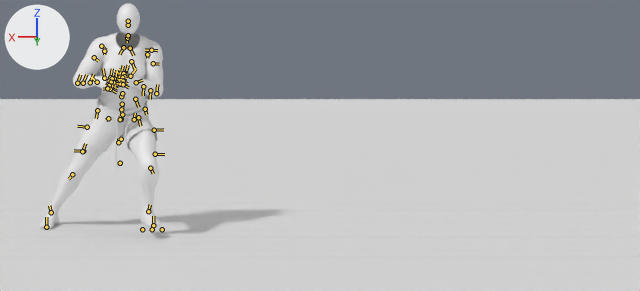
What one commit did to the Blender file anim-src/_preview_Right.blend.
Rendered twice from the file's camera 'CamWide'. Lighting does not change. The marker at upper left points along +X, +Y and +Z. The picture after the commit comes second. Both versions are drawn at frame 16 of the action 'StepDodgeRight'; the numbers are the values there. The bones that change, and the others that lie on the model, are drawn over the model as lines.

Objects in the first picture: 'Floor', 'HIMBO - Body HP', 'HIMBO - Boxers', 'HIMBO - Feet', 'HIMBO - Hands', 'PreviewHead' and 20 more.
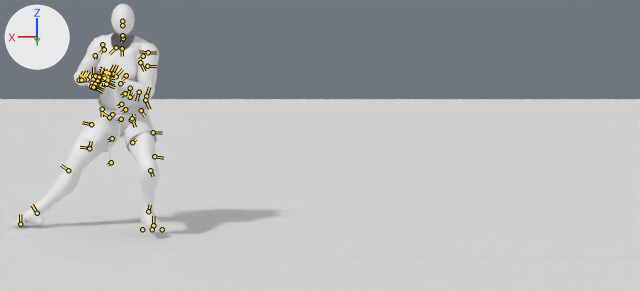
Where the change shows, as pixel boxes [x1, y1, x2, y2] in the pictures (640 x 291 px):
'HIMBO - Body HP', posed (7% wider): before [51, 32, 163, 208]; after [39, 32, 159, 209]
'HIMBO - Boxers', posed: before [80, 96, 158, 169]; after [82, 97, 157, 168]
'HIMBO - Feet', posed (21% wider): before [40, 203, 161, 229]; after [14, 202, 161, 227]
'HIMBO - Hands', posed (12% narrower): before [88, 71, 146, 91]; after [81, 71, 132, 91]
'PreviewHead', posed: before [117, 3, 140, 35]; after [111, 4, 135, 35]
bone 'NPC COM [COM ]', root to tip: before (121, 119) to (121, 121); after (121, 119) to (117, 121)
bone 'NPC L Thigh [LThg]', root to tip: before (134, 119) to (135, 113); after (133, 120) to (133, 114)
bone 'NPC L Calf [LClf]', root to tip: before (150, 168) to (153, 173); after (150, 170) to (153, 176)
bone 'NPC R Thigh [RThg]', root to tip: before (108, 118) to (106, 120); after (109, 117) to (101, 112)
bone 'NPC R Calf [RClf]', root to tip: before (72, 174) to (68, 179); after (68, 170) to (61, 165)
bone 'NPC R Foot [Rft ]', root to tip: before (51, 212) to (49, 205); after (37, 213) to (32, 205)
bone 'NPC R Toe0 [RToe]', root to tip: before (46, 227) to (46, 217); after (20, 224) to (20, 214)
bone 'NPC Neck [Neck]', root to tip: before (127, 38) to (127, 42); after (123, 38) to (121, 42)
bone 'NPC Head [Head]', root to tip: before (128, 25) to (128, 27); after (122, 25) to (122, 27)

The change in detail:
Bone 'NPC COM [COM ]' (bone_npc_com__com) turns from (-6, -3, 2) to (-6, -3, -23) degrees about its own x, y and z.
Bone 'NPC L Thigh [LThg]' (bone_npc_l_thigh__lthg) turns from (-62, 0, -11) to (-57, -1, -36) degrees about its own x, y and z.
Bone 'NPC L Calf [LClf]' (bone_npc_l_calf__lclf) turns from (73, 0, 0) to (75, 0, 0) degrees about its own x, y and z.
Bone 'NPC L Foot [Lft ]' (bone_npc_l_foot__lft) turns from (-19, -11, 9) to (-23, -12, 8) degrees about its own x, y and z.
Bone 'NPC R Thigh [RThg]' (bone_npc_r_thigh__rthg) turns from (-7, -22, 17) to (-31, 7, 69) degrees about its own x, y and z.
Bone 'NPC R Calf [RClf]' (bone_npc_r_calf__rclf) turns from (14, 0, 0) to (-7, 0, 0) degrees about its own x, y and z.
Bone 'NPC R Foot [Rft ]' (bone_npc_r_foot__rft) turns from (-4, 29, 13) to (44, 6, -9) degrees about its own x, y and z.
Bone 'NPC R Toe0 [RToe]' (bone_npc_r_toe0__rtoe) turns from (0, 0, 0) to (0, 80, 0) degrees about its own x, y and z.
Bone 'NPC Neck [Neck]' (bone_npc_neck__neck) turns from (6, 2, 1) to (6, -2, 12) degrees about its own x, y and z.
Bone 'NPC Head [Head]' (bone_npc_head__head) turns from (6, 2, 0) to (6, 1, 12) degrees about its own x, y and z.
